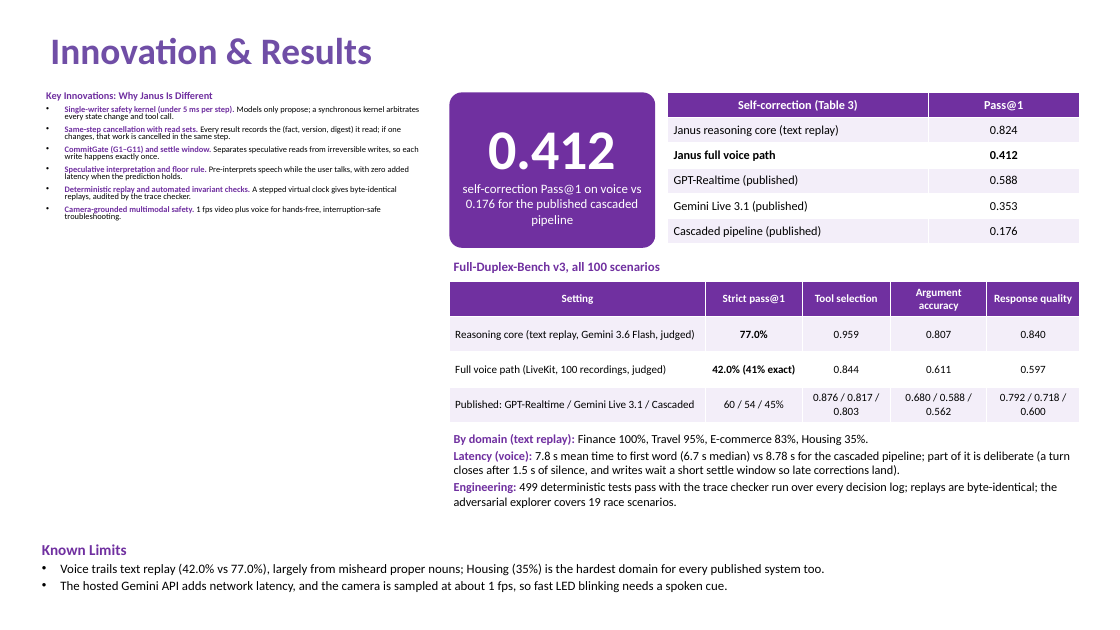
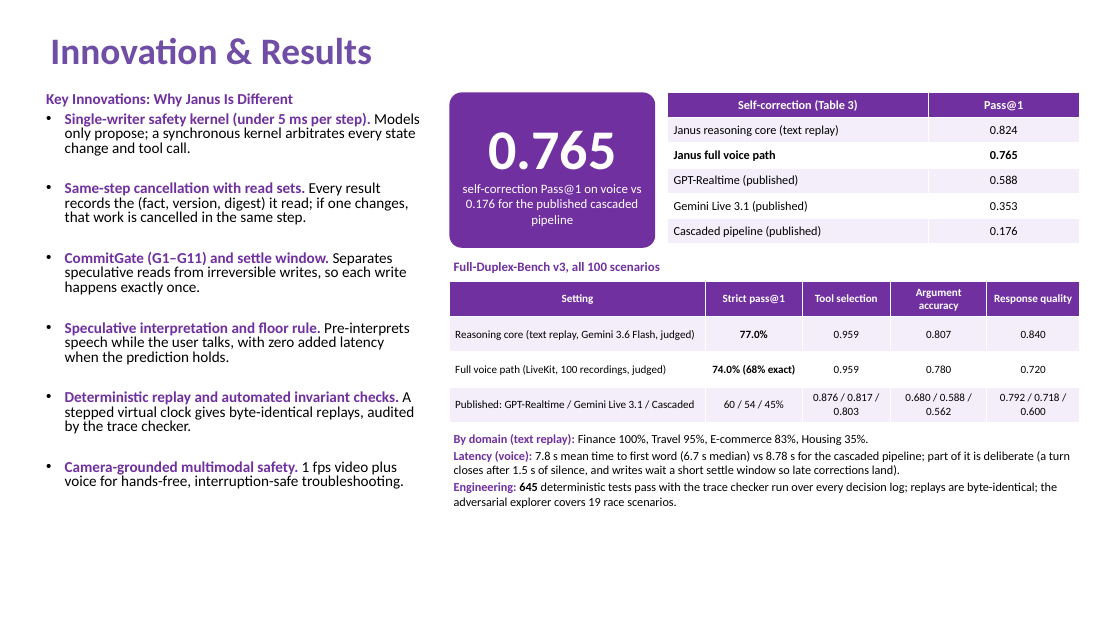
Before and after one commit to AdithyaSanthosh-P/Janus, a slide deck: slide 6 of VITVellore_AICA_Submission.pptx. Drawn at 1120x630 pixels with LibreOffice and Linux fonts; fonts in the diff are those of the drawing. Boxes give left, top, right and bottom in pixels: in the first picture for what was removed or moved away, otherwise in the second. Text is boxed around its words. In the diff, an @@ line names an element or a change of style, - is before the commit and + after.

```diff
--- a/VITVellore_AICA_Submission.pptx
+++ b/VITVellore_AICA_Submission.pptx
@@ text "Key Innovations: Why Janus Is ..." at (x1=46, y1=93, x2=420, y2=489): size 8.8 to 12.9 pt in "Key Innovations: Why Janus Is Different"; size 7.2 to 12.9 pt; line spacing 0.7 to 0.8 @@
@@ table at (x1=668, y1=92, x2=1080, y2=244) @@
-row 3, column 2: 0.412
+row 3, column 2: 0.765
@@ text in rounded rectangle at (x1=488, y1=130, x2=616, y2=170): text changed @@
-0.412
+0.765
@@ table at (x1=450, y1=281, x2=1080, y2=423) @@
-row 3: Full voice path (LiveKit, 100 recordings, judged) | 42.0% (41% exact) | 0.844 | 0.611 | 0.597
+row 3: Full voice path (LiveKit, 100 recordings, judged) | 74.0% (68% exact) | 0.959 | 0.780 | 0.720
@@ text at (x1=454, y1=482, x2=1058, y2=508): text changed @@
-Engineering: 499 deterministic tests pass with the trace checker run over every decision log; replays are byte-identical; the adversarial explorer covers 19 race scenarios.
+Engineering: 645 deterministic tests pass with the trace checker run over every decision log; replays are byte-identical; the adversarial explorer covers 19 race scenarios.
@@ text removed at (x1=42, y1=544, x2=825, y2=592) @@
-Known Limits
-• Voice trails text replay (42.0% vs 77.0%), largely from misheard proper nouns; Housing (35%) is the hardest domain for every published system too.
-• The hosted Gemini API adds network latency, and the camera is sampled at about 1 fps, so fast LED blinking needs a spoken cue.
```
Also in this commit, not shown: 7 other slides changed, 1 other file.
